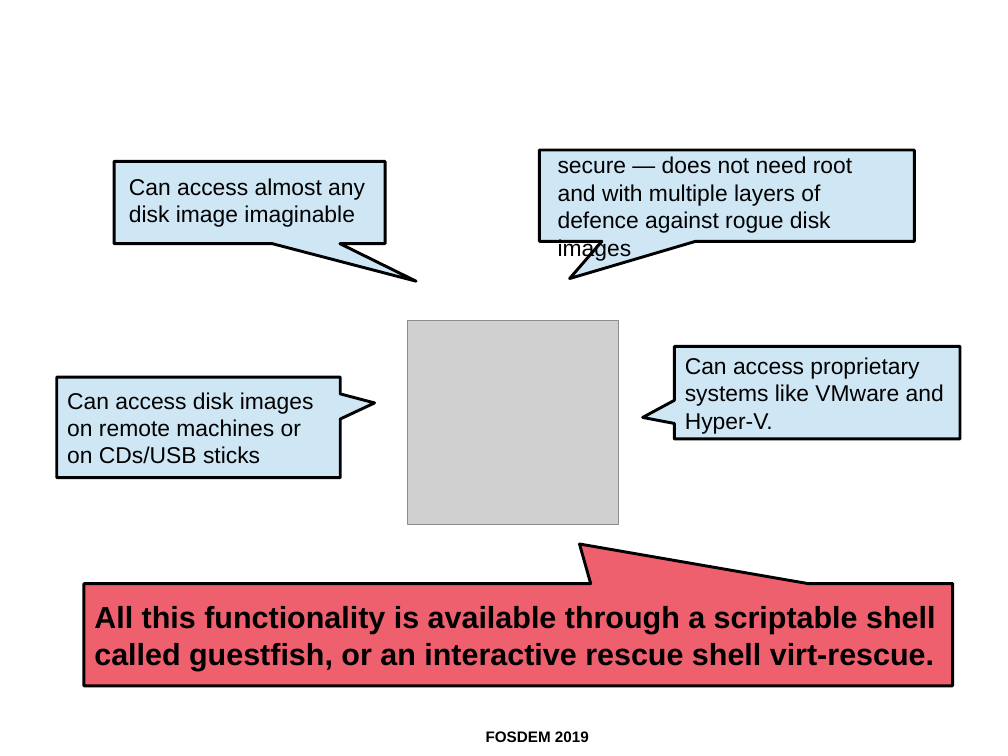
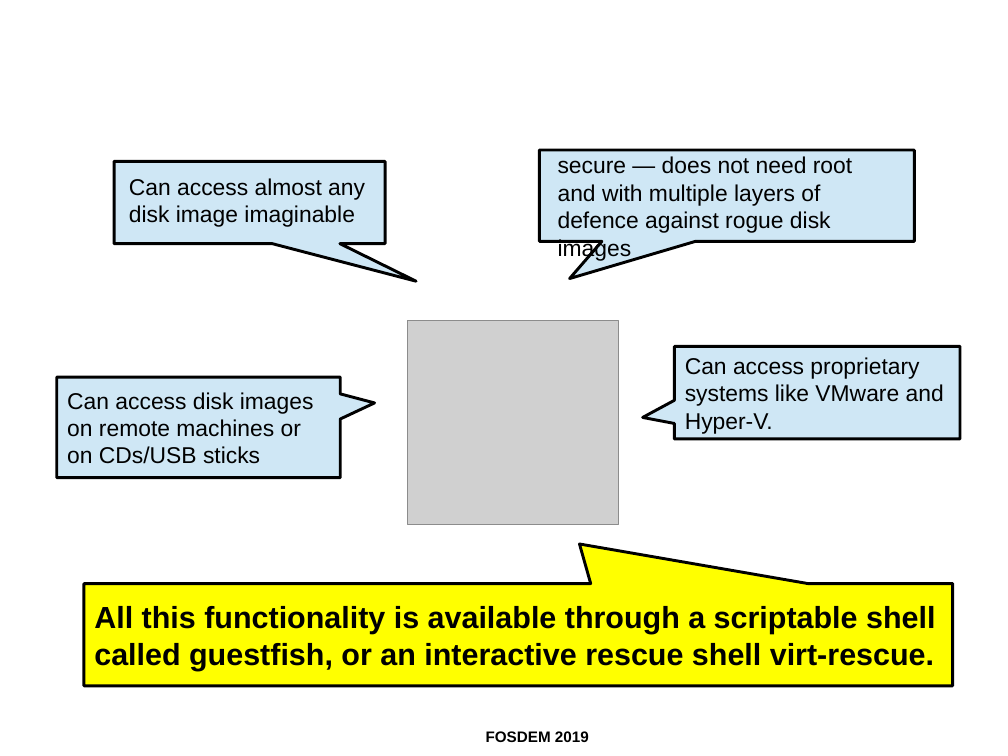
Before and after one commit to ahadas/ahadas.github.io, a slide deck: slide 12 of slides/toward_exploring_virtual_disks_using_a_file_manager.odp. Drawn at 1008x756 pixels with LibreOffice and Linux fonts; fonts in the diff are those of the drawing; grey boxes stand for pictures; background and template pictures are left out. Boxes give left, top, right and bottom in pixels: in the first picture for what was removed or moved away, otherwise in the second. Text is boxed around its words. In the diff, an @@ line names an element or a change of style, - is before the commit and + after.

```diff
--- a/slides/toward_exploring_virtual_disks_using_a_file_manager.odp
+++ b/slides/toward_exploring_virtual_disks_using_a_file_manager.odp
@@ speech box "All this functionality is available ..." at bbox=[84, 584, 953, 686]: fill #EE606E to #FFFF00 @@
```
Also in this commit, not shown: 1 other slide changed.
